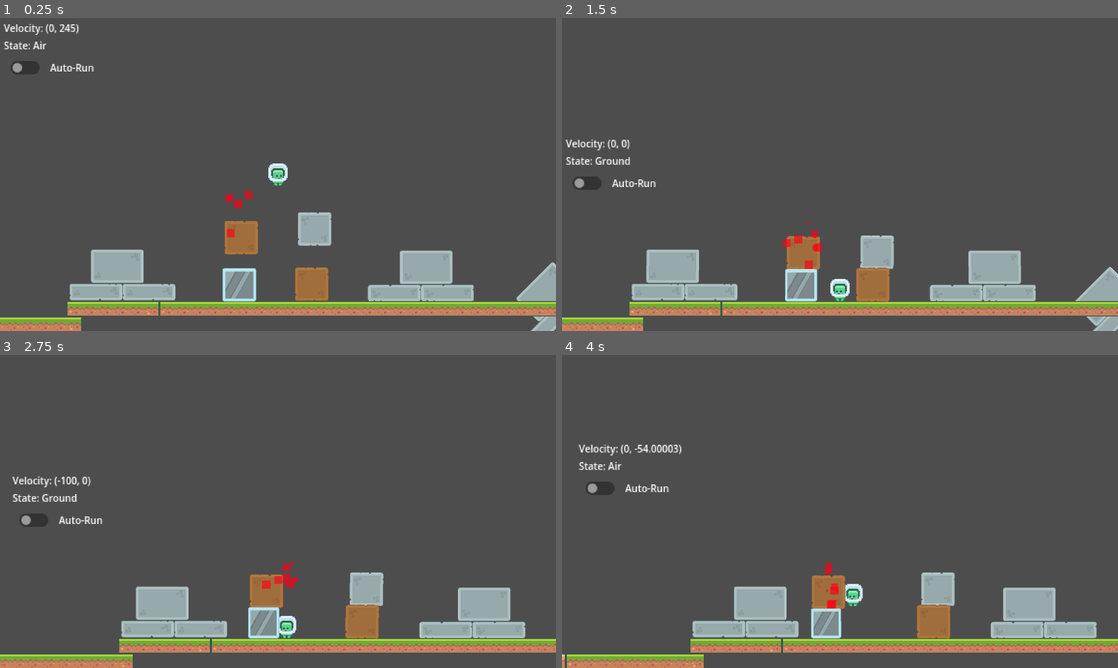
Above: before the commit, frames 1-4 (two rows, left to right).
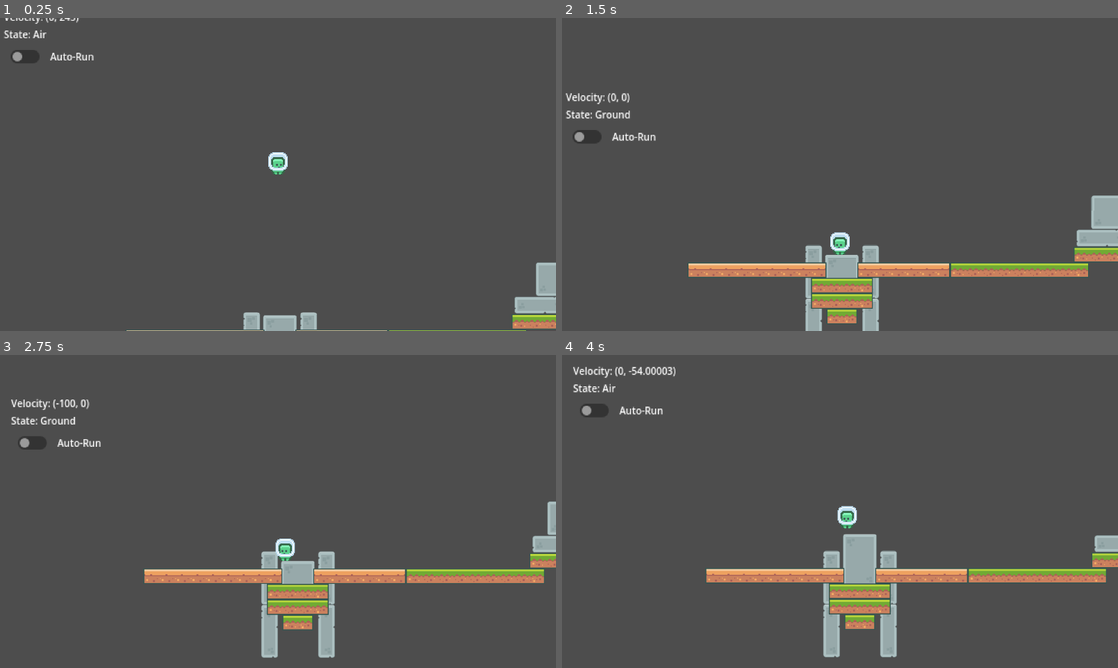
Above: after the commit, the same moments.

Repository: mictony6/2d-puzzle-platformer
Game: Godot game, scene res://main.tscn
Same seed, same stepped clock (60 frames per second), same inputs: the game is played once before the commit and once after it.
Inputs:
- Up to frame 1 (0.25 s): no input
- Up to frame 2 (1.5 s): hold Q (ability) 0.53-1.28 s; hold , (r_right) from 0.53 s (still down); tap Space (jump) at 0.77 s; tap . (sprint) at 1.35 s
- Up to frame 3 (2.75 s): tap Space (jump) at 1.52 s; release , (r_right) at 2.03 s; hold A (left) from 2.03 s (still down); hold Q (ability) from 2.03 s (still down)
- Up to frame 4 (4 s): release A (left) at 2.78 s; release Q (ability) at 2.78 s; hold , (r_right) from 2.78 s (still down); tap . (sprint) at 2.85 s; tap Space (jump) at 3.02, 3.77 s; hold Q (ability) from 3.53 s (still down)

The runs differ from the first frame. In frame 1, 14% of the frame differs, in the area x 0-100%, y 0-100%; in frame 2, 18%; in frame 3, 19%; in frame 4, 19%, in the area x 0-100%, y 3-100%.

Commit message:
Update player position and camera behavior

Diff:
--- a/main.tscn
+++ b/main.tscn
@@ -20,7 +20,7 @@
 [node name="World" type="Node2D"]
 
 [node name="Player" parent="." instance=ExtResource("2_l56so")]
-position = Vector2(219, -116)
+position = Vector2(-242, -141)
 
 [node name="Control" type="Control" parent="Player"]
 layout_mode = 3
@@ -59,7 +59,6 @@
 [node name="Camera2D" type="Camera2D" parent="." node_paths=PackedStringArray("player")]
 position = Vector2(219, -83)
 zoom = Vector2(2, 2)
-position_smoothing_enabled = true
 position_smoothing_speed = 25.0
 script = ExtResource("3_spwda")
 player = NodePath("../Player")
--- a/scripts/game_camera.gd
+++ b/scripts/game_camera.gd
@@ -1,5 +1,9 @@
 extends Camera2D
-const max_h_offset : int = 50
+const max_h_offset : int = 16
+
+var follow_player_y = true
+const follow_offset = 15
+
 @export var player : Player
 # Called when the node enters the scene tree for the first time.
 func _ready():
@@ -8,9 +12,20 @@
 
 # Called every frame. 'delta' is the elapsed time since the previous frame.
 func _process(delta):
-	if player.velocity.normalized().x != 0:
-		offset.x =  lerpf(offset.x, player.velocity.normalized().x * max_h_offset, delta)
-	#else:
-		#offset.x =  lerpf(offset.x, 0 * max_h_offset, delta)
-		#offset.y =  lerpf(offset.y, player.velocity.normalized().y * max_h_offset, delta)
+	var top_threshold : float = get_screen_center_position().y -25
+	var bottom_threshold : float = get_screen_center_position().y + 60
+	var players_direction = player.velocity.normalized()
+	var x_factor = 1 if players_direction.x > 0 else -1
+	if players_direction.x != 0:
+		offset = offset.move_toward( Vector2(x_factor* max_h_offset,offset.y), 75*delta)
 	position.x = player.position.x
+
+	if player.position.y > bottom_threshold or player.position.y < top_threshold:
+		follow_player_y = true
+
+	if follow_player_y:
+		#position = position.move_toward(Vector2(position.x,\
+		 #player.position.y-follow_offset), 50*delta)
+		position = position.lerp(Vector2(position.x, player.position.y-follow_offset), delta)
+		if abs(position.y - (player.position.y-follow_offset)) < 24:
+			follow_player_y = false
